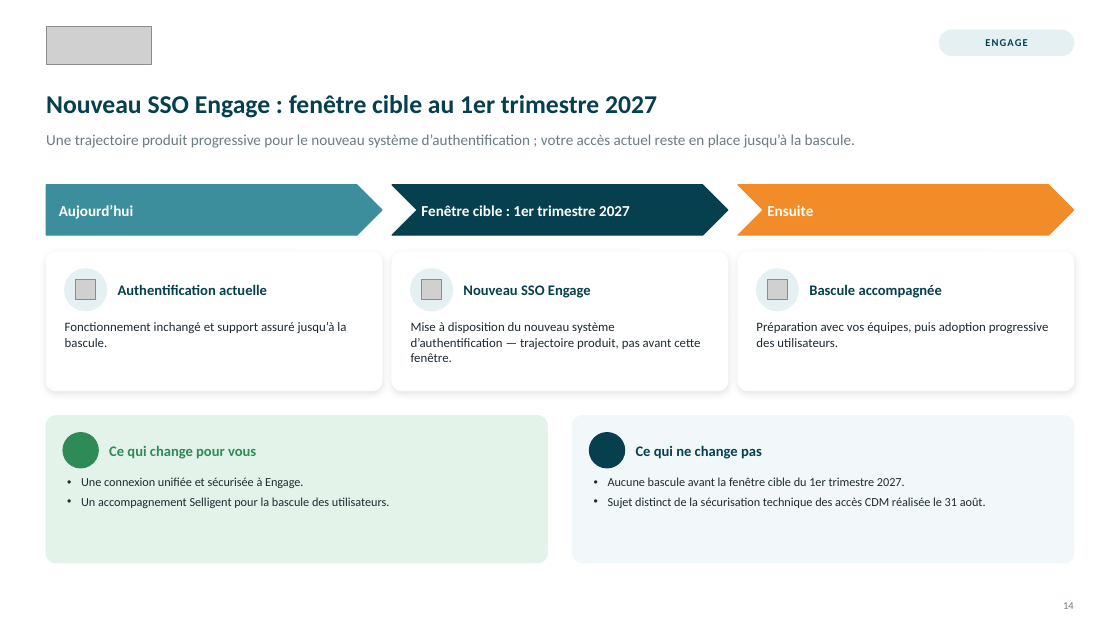
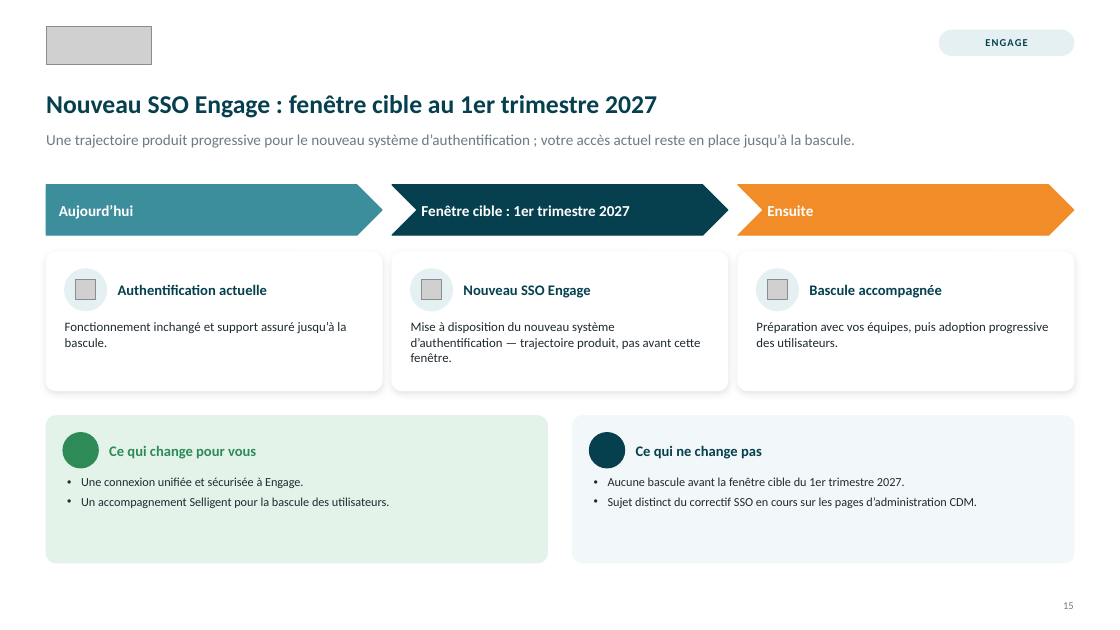
Before and after one commit to UPASCO/IqraQuest, a slide deck: slide 15 of presentations/COPIL_Viasante_2026-09-14/COPIL_Selligent_Mutuelle_Viasante_14092026_v5.pptx (slide 14 before the commit). Drawn at 1120x630 pixels with LibreOffice and Linux fonts; fonts in the diff are those of the drawing; grey boxes stand for pictures; background and template pictures are left out. Boxes give left, top, right and bottom in pixels: in the first picture for what was removed or moved away, otherwise in the second. Text is boxed around its words. In the diff, an @@ line names an element or a change of style, - is before the commit and + after.

```diff
--- a/presentations/COPIL_Viasante_2026-09-14/COPIL_Selligent_Mutuelle_Viasante_14092026_v5.pptx
+++ b/presentations/COPIL_Viasante_2026-09-14/COPIL_Selligent_Mutuelle_Viasante_14092026_v5.pptx
@@ text at box(608, 497, 977, 508): text changed @@
-• Sujet distinct de la sécurisation technique des accès CDM réalisée le 31 août.
+• Sujet distinct du correctif SSO en cours sur les pages d’administration CDM.
@@ text at box(1063, 602, 1074, 609): text changed @@
-14
+15
```
Also in this commit, not shown: 11 other slides changed, 2 slides added, 1 slide removed, 3 other files.
